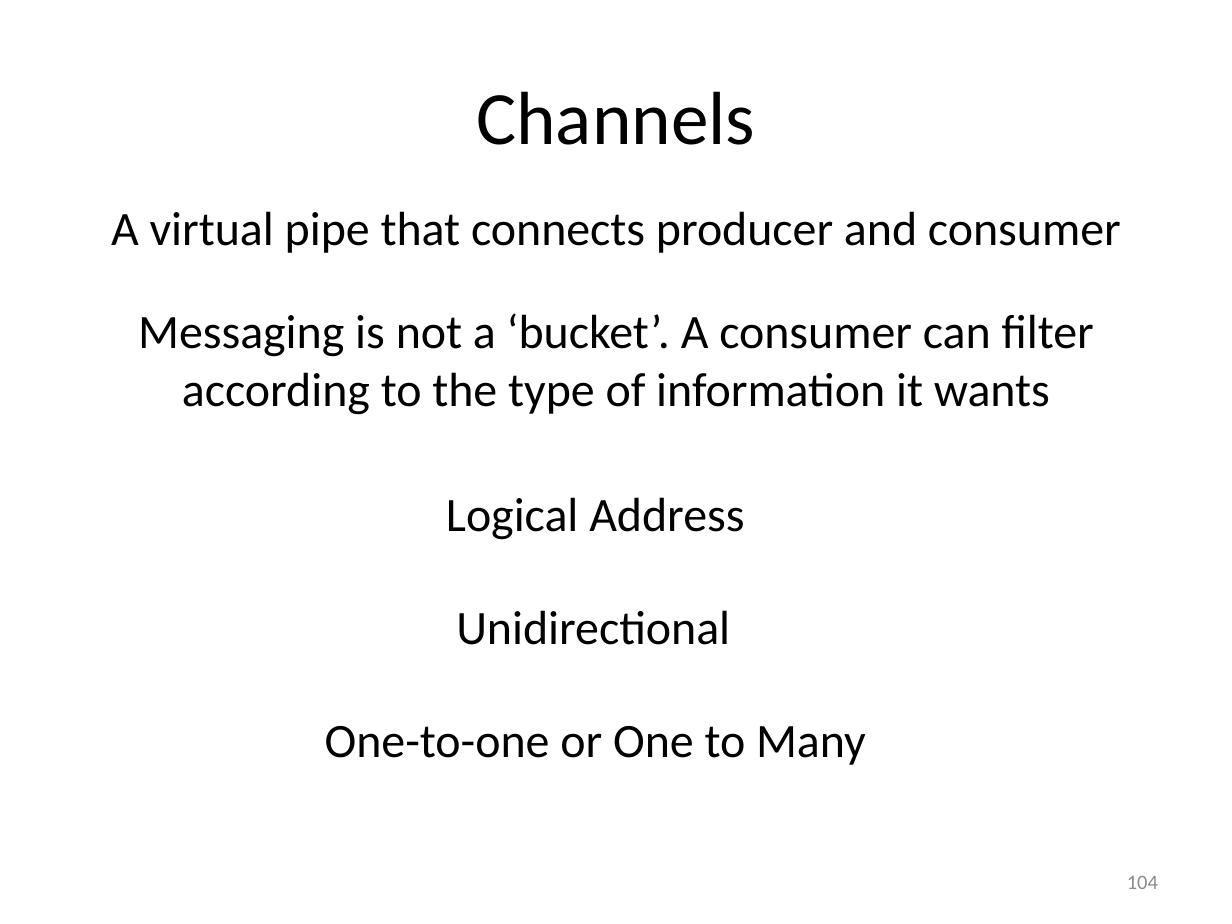
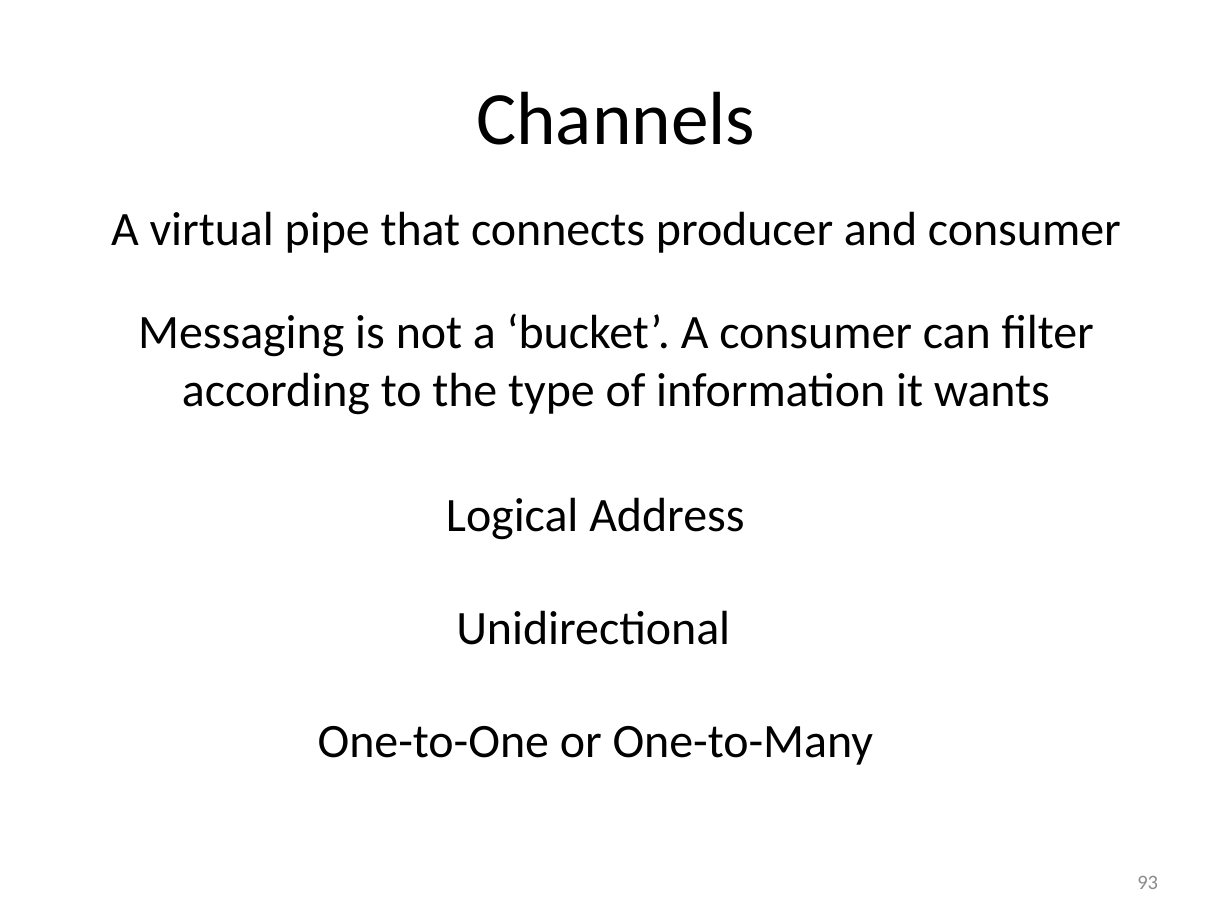
Before and after one commit to iancooper/Presentations, a slide deck: slide 93 of Practical Messaging - Day 1.pptx (slide 104 before the commit). Drawn at 1232x924 pixels with LibreOffice and Linux fonts; fonts in the diff are those of the drawing. Boxes give left, top, right and bottom in pixels: in the first picture for what was removed or moved away, otherwise in the second. Text is boxed around its words. In the diff, an @@ line names an element or a change of style, - is before the commit and + after.

```diff
--- a/Practical Messaging - Day 1.pptx
+++ b/Practical Messaging - Day 1.pptx
@@ text at (x1=318, y1=726, x2=873, y2=765): text changed @@
-One-to-one or One to Many
+One-to-One or One-to-Many
@@ page number at (x1=1137, y1=876, x2=1158, y2=889): text changed @@
-104
+93
```
Also in this commit, not shown: 9 other slides changed, 2 slides added, 2 slides removed, 1 other file.
